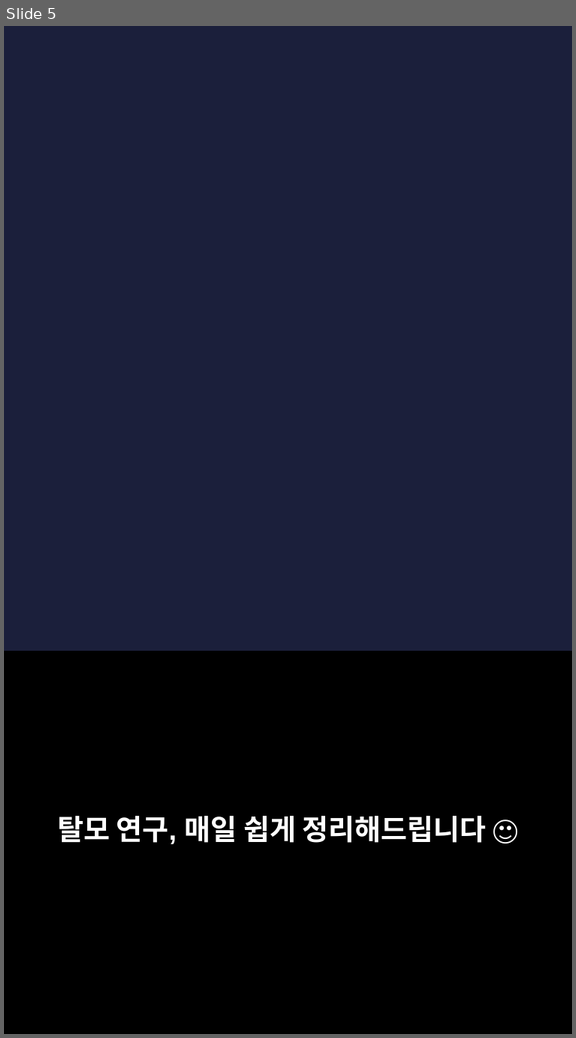
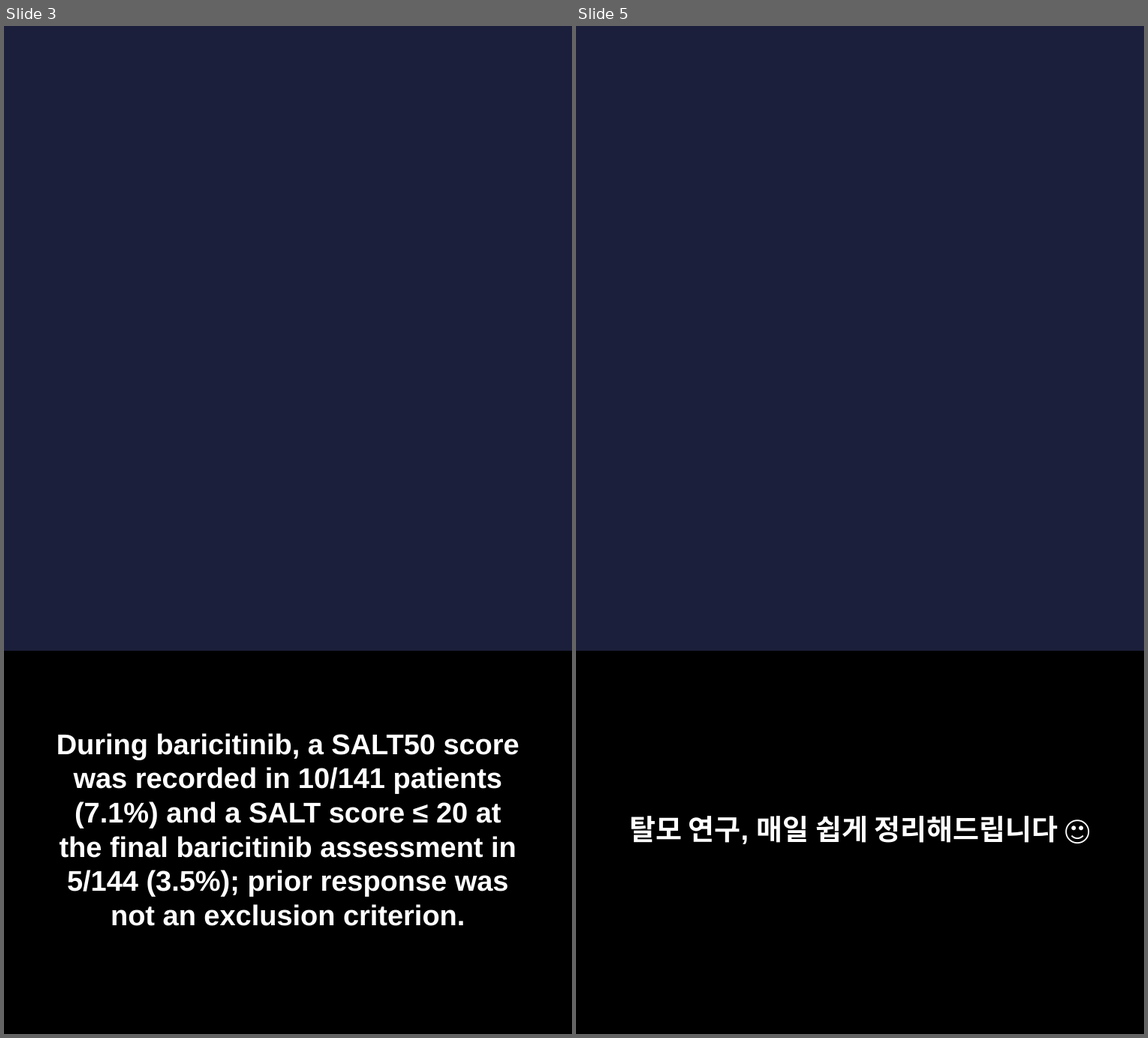
Before and after one commit to hyokang2010-BJ-ANTH/product-builder-test, a slide deck: pwa/data/latest/slides.pptx. Shown side by side, each under a label of ours: slide 5 before the commit, slides 3 and 5 after it; the slides between them are not shown. The pictures are 576x1038 and 1148x1038 pixels, drawn with LibreOffice and Linux fonts; fonts in the diff are those of the drawing; background and template pictures are left out. Boxes give left, top, right and bottom in pixels: in the first picture for what was removed or moved away, otherwise in the second. Text is boxed around its words. In the diff, an @@ line names an element or a change of style, - is before the commit and + after.

```diff
--- a/pwa/data/latest/slides.pptx
+++ b/pwa/data/latest/slides.pptx
@@ slide 3 added at (4,26,572,1034), background picture (left out) @@
@@ rectangle added at (4,652,572,1034), fill #000000 @@
@@ text added at (56,733,519,926), 22 pt, text #FFFFFF, bold @@
+During baricitinib, a SALT50 score was recorded in 10/141 patients (7.1%) and a SALT score ≤ 20 at the final baricitinib assessment in 5/144 (3.5%); prior response was not an exclusion criterion.
```
Also in this commit, not shown: 3 slides changed, 4 other slides added, 4 slides removed, 26 other files.
